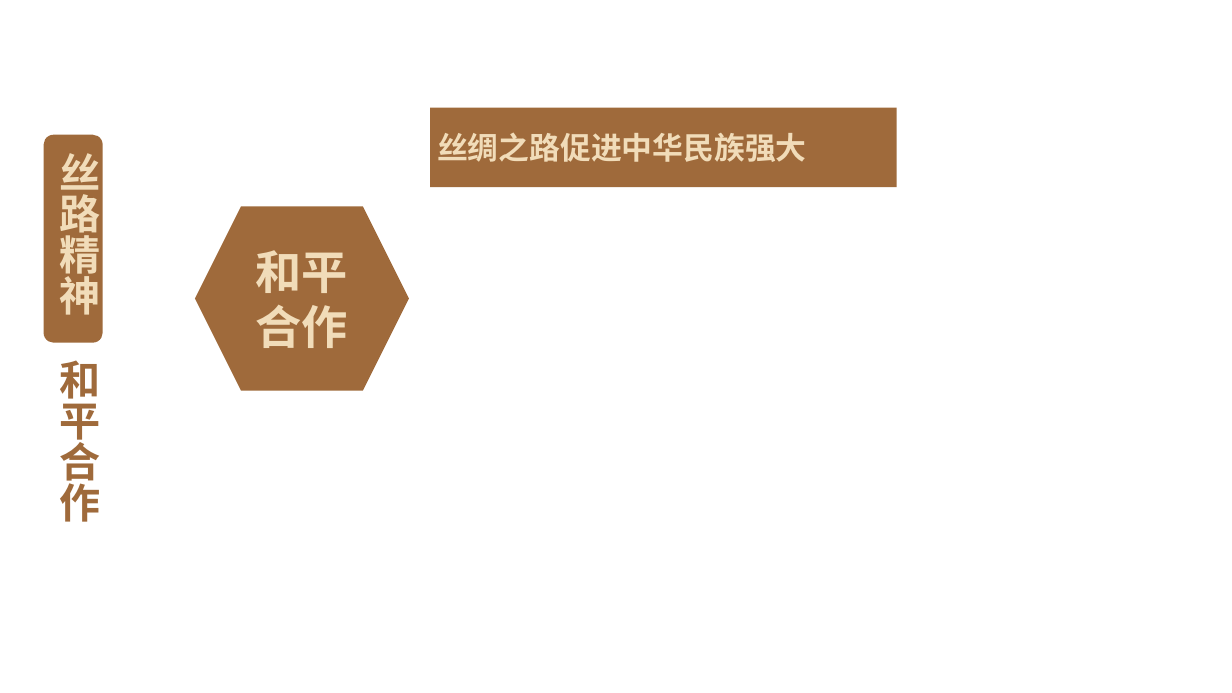
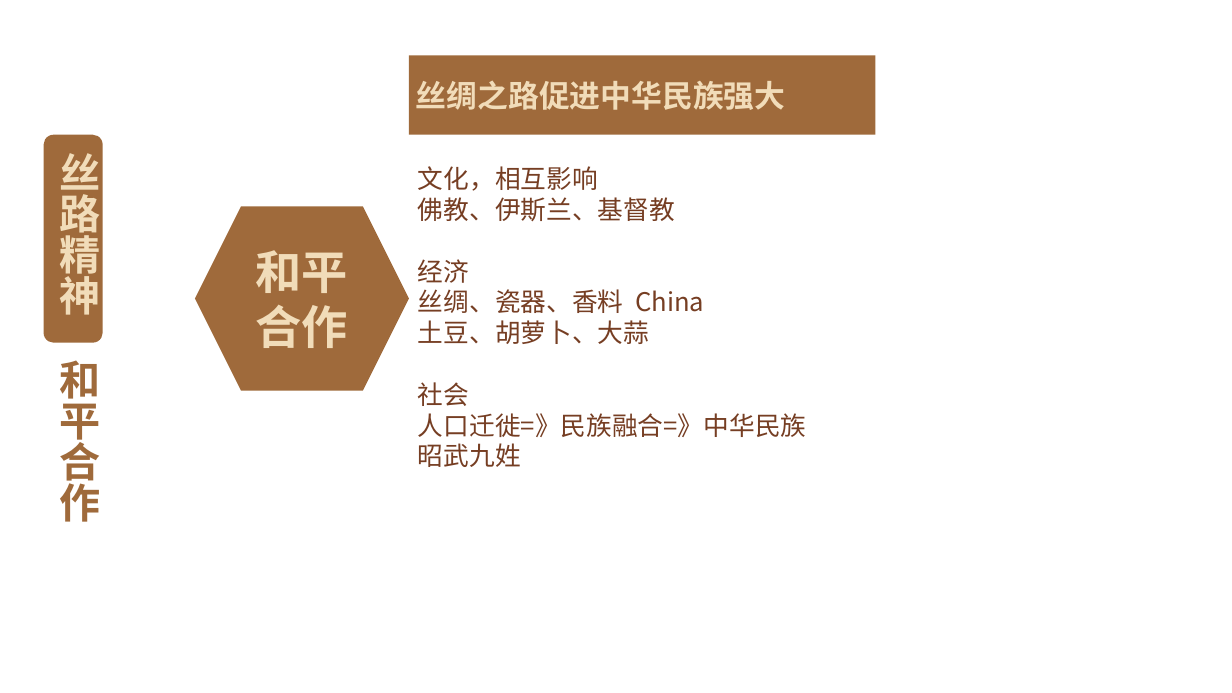
Before and after one commit to FredJiangFei/freetalk, a slide deck: slide 16 of 一带一路/一带一路 - 1.pptx (slide 20 before the commit). Drawn at 1232x693 pixels with LibreOffice and Linux fonts; fonts in the diff are those of the drawing; background and template pictures are left out. Boxes give left, top, right and bottom in pixels: in the first picture for what was removed or moved away, otherwise in the second. Text is boxed around its words. In the diff, an @@ line names an element or a change of style, - is before the commit and + after.

```diff
--- a/一带一路/一带一路 - 1.pptx
+++ b/一带一路/一带一路 - 1.pptx
@@ rectangle "丝绸之路促进中华民族强大": place and size @@
-rectangle "丝绸之路促进中华民族强大" at (431, 108, 897, 188)
+rectangle "丝绸之路促进中华民族强大" at (409, 55, 876, 135)
@@ text added at (418, 166, 806, 467), 20 pt, text #763E23 @@
+文化，相互影响
+佛教、伊斯兰、基督教
+经济
+丝绸、瓷器、香料 China
+土豆、胡萝卜、大蒜
+社会
+人口迁徙=》民族融合=》中华民族
+昭武九姓
```
Also in this commit, not shown: 11 other slides changed, 3 slides added, 11 slides removed, 1 other file.
